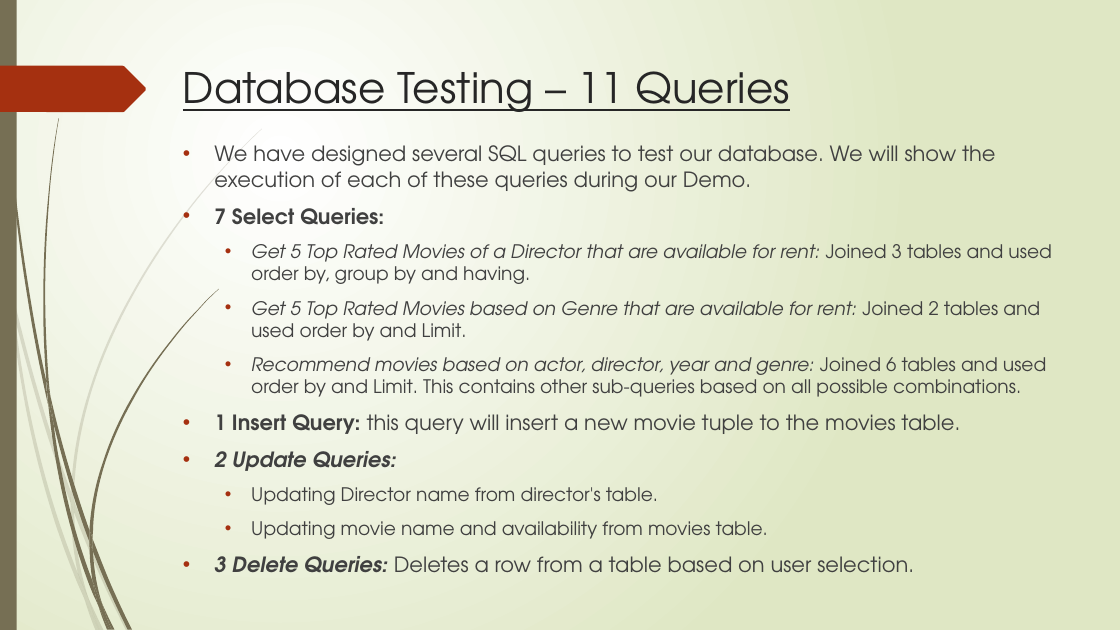
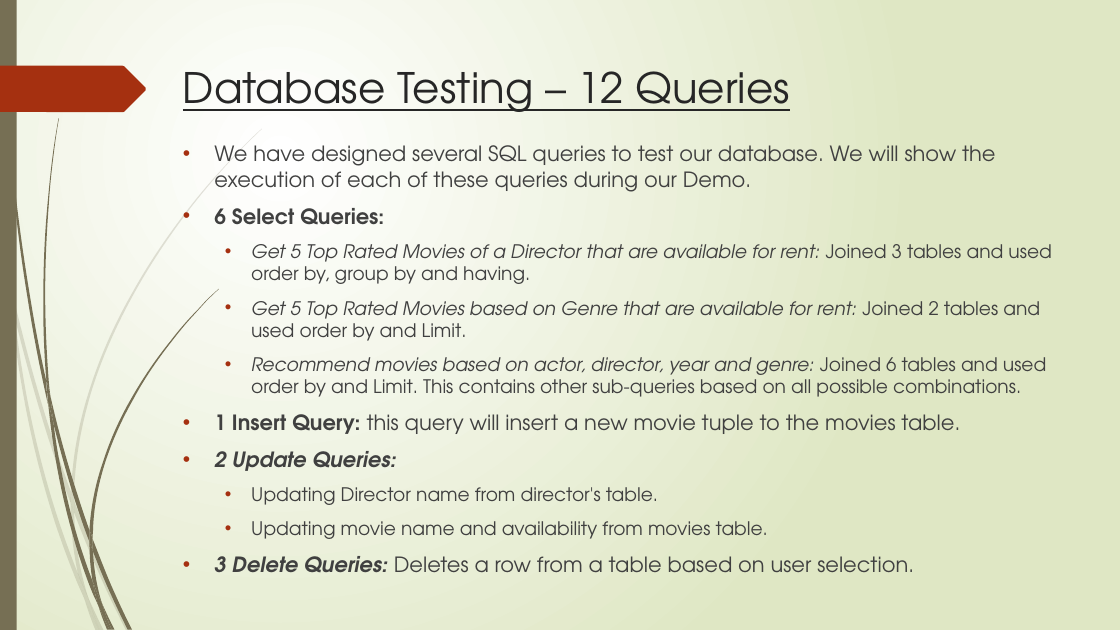
Before and after one commit to srinivas047/DMQL, a slide deck: slide 7 of DMQL_MoviesMarketPlace.pptx. Drawn at 1120x630 pixels with LibreOffice and Linux fonts; fonts in the diff are those of the drawing. Boxes give left, top, right and bottom in pixels: in the first picture for what was removed or moved away, otherwise in the second. Text is boxed around its words. In the diff, an @@ line names an element or a change of style, - is before the commit and + after.

```diff
--- a/DMQL_MoviesMarketPlace.pptx
+++ b/DMQL_MoviesMarketPlace.pptx
@@ title at bbox=[183, 71, 790, 112]: text changed @@
-Database Testing – 11 Queries
+Database Testing – 12 Queries
@@ text at bbox=[214, 208, 384, 225]: text changed @@
-• 7 Select Queries:
+• 6 Select Queries:
```
Also in this commit, not shown: 4 other slides changed, 5 other files.
